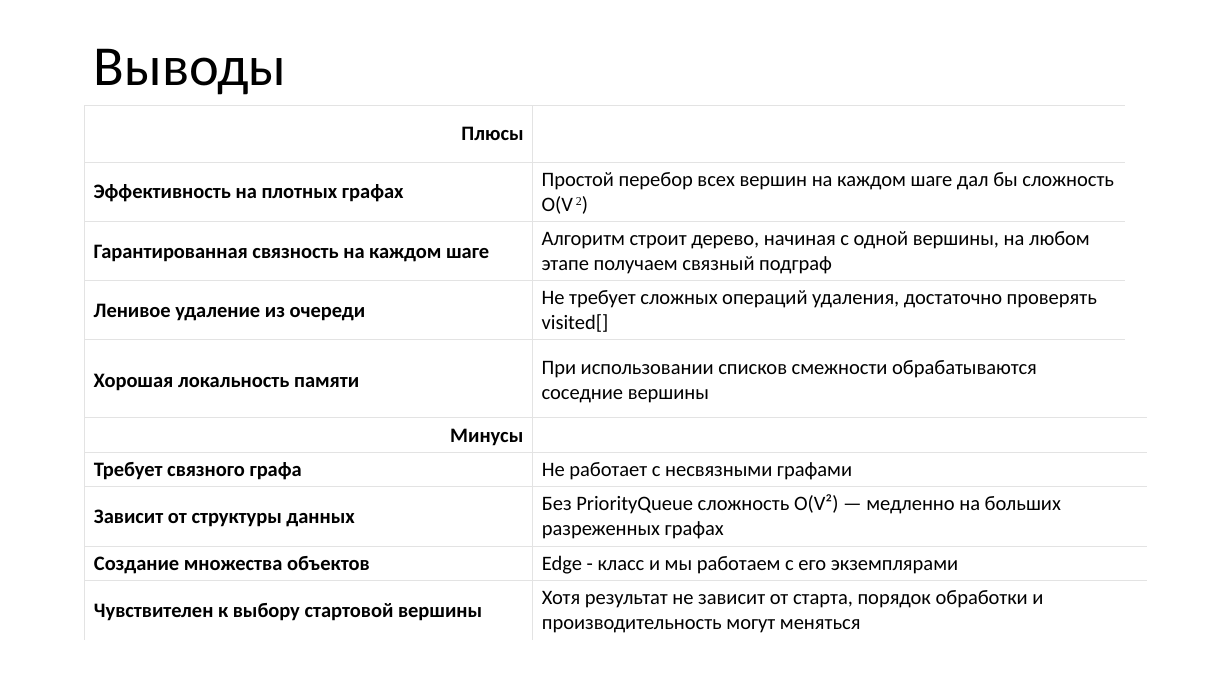
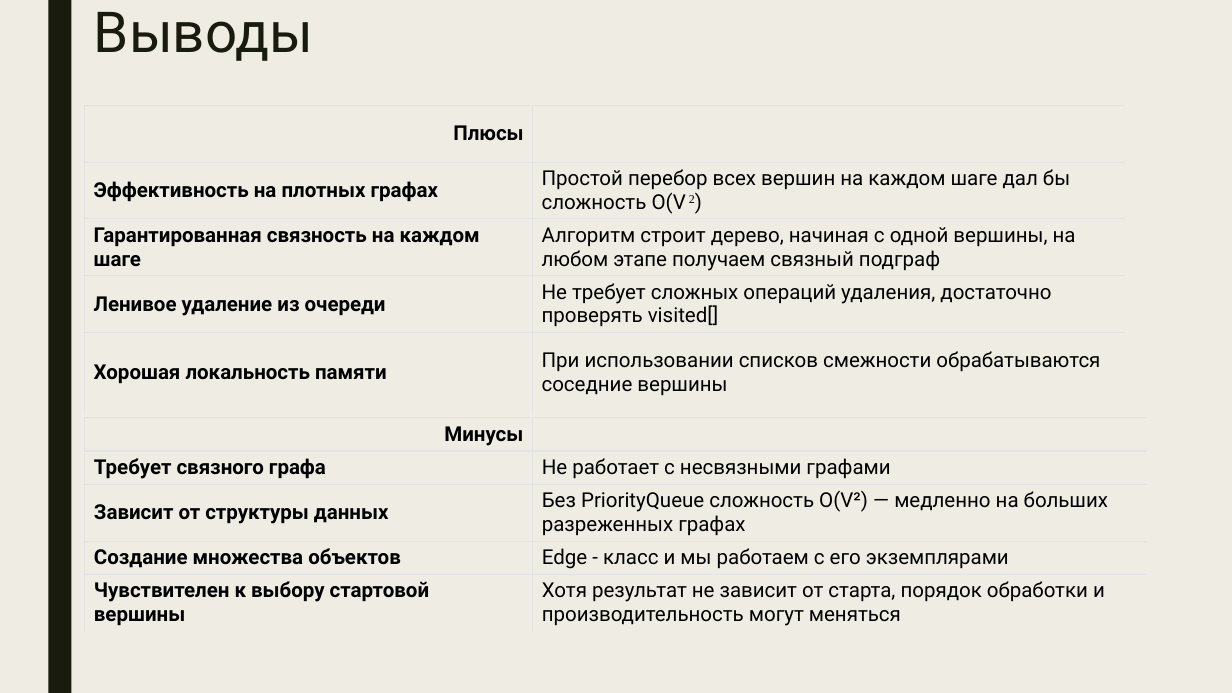
Before and after one commit to malinkies/PrimsAlgorithm, a slide deck: slide 8 of аисд.pptx. Drawn at 1232x693 pixels with LibreOffice and Linux fonts; fonts in the diff are those of the drawing. Boxes give left, top, right and bottom in pixels: in the first picture for what was removed or moved away, otherwise in the second. Text is boxed around its words. In the diff, an @@ line names an element or a change of style, - is before the commit and + after.

```diff
--- a/аисд.pptx
+++ b/аисд.pptx
@@ background #FFFFFF to #EFEDE3 @@
@@ rectangle added at (48, 0, 71, 693), fill #191B0E @@
@@ title "Выводы" at (94, 12, 313, 61): font Calibri to Roboto, text colour #000000 to #191B0E; line spacing 0.9 to 0.89; vertical alignment middle to top @@
@@ table at (85, 105, 1126, 418) @@
@@ fill #FFFFFF to none in 10 cells @@
@@ font Calibri to Roboto @@
@@ table at (85, 418, 1148, 637) @@
@@ fill #FFFFFF to none in 10 cells @@
@@ font Calibri to Roboto @@
```
Also in this commit, not shown: 9 other slides changed.
